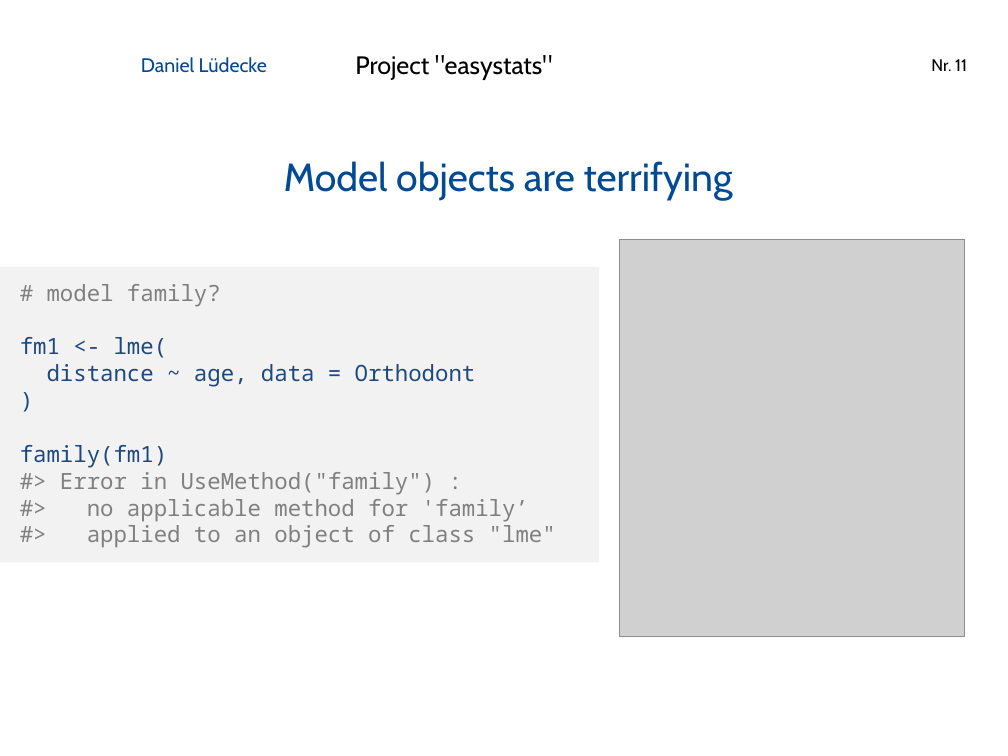
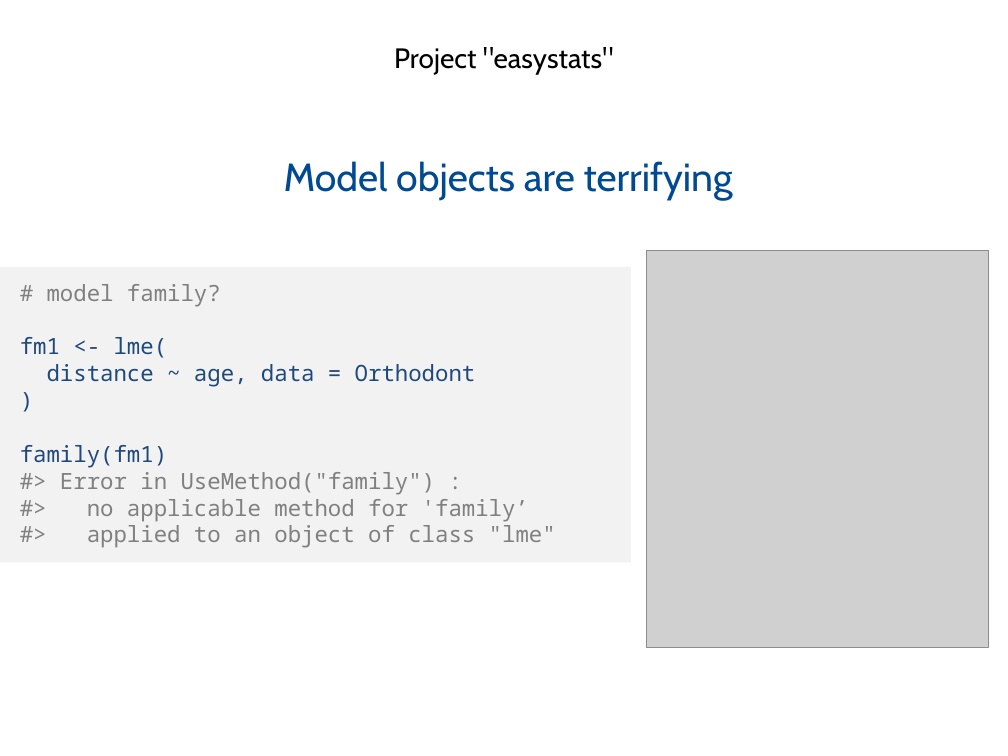
Before and after one commit to easystats/easystats, a slide deck: slide 11 of presentations/2019-02_Hamburg_RUG/1902 Hamburg RUG easystats.pptx. Drawn at 1008x756 pixels with LibreOffice and Linux fonts; fonts in the diff are those of the drawing; grey boxes stand for pictures; background and template pictures are left out. Boxes give left, top, right and bottom in pixels: in the first picture for what was removed or moved away, otherwise in the second. Text is boxed around its words. In the diff, an @@ line names an element or a change of style, - is before the commit and + after.

```diff
--- a/presentations/2019-02_Hamburg_RUG/1902 Hamburg RUG easystats.pptx
+++ b/presentations/2019-02_Hamburg_RUG/1902 Hamburg RUG easystats.pptx
@@ text "Project "easystats"": place and size @@
-text "Project "easystats"" at [355,55,553,80]
+text "Project "easystats"" at [394,47,614,75]
@@ text "Project "easystats"" at [394,47,614,75]: size 18 to 20 pt; alignment left to centre @@
@@ text removed at [141,57,267,73] @@
-Daniel Lüdecke
@@ page number removed at [931,59,967,71] @@
-Nr. 11
@@ rectangle "# model family?": place and size @@
-rectangle "# model family?" at [0,267,599,562]
+rectangle "# model family?" at [0,267,631,562]
@@ picture: place and size @@
-picture at [619,240,964,637]
+picture at [647,250,989,647]
```
Also in this commit, not shown: 12 other slides changed, 1 other file.
